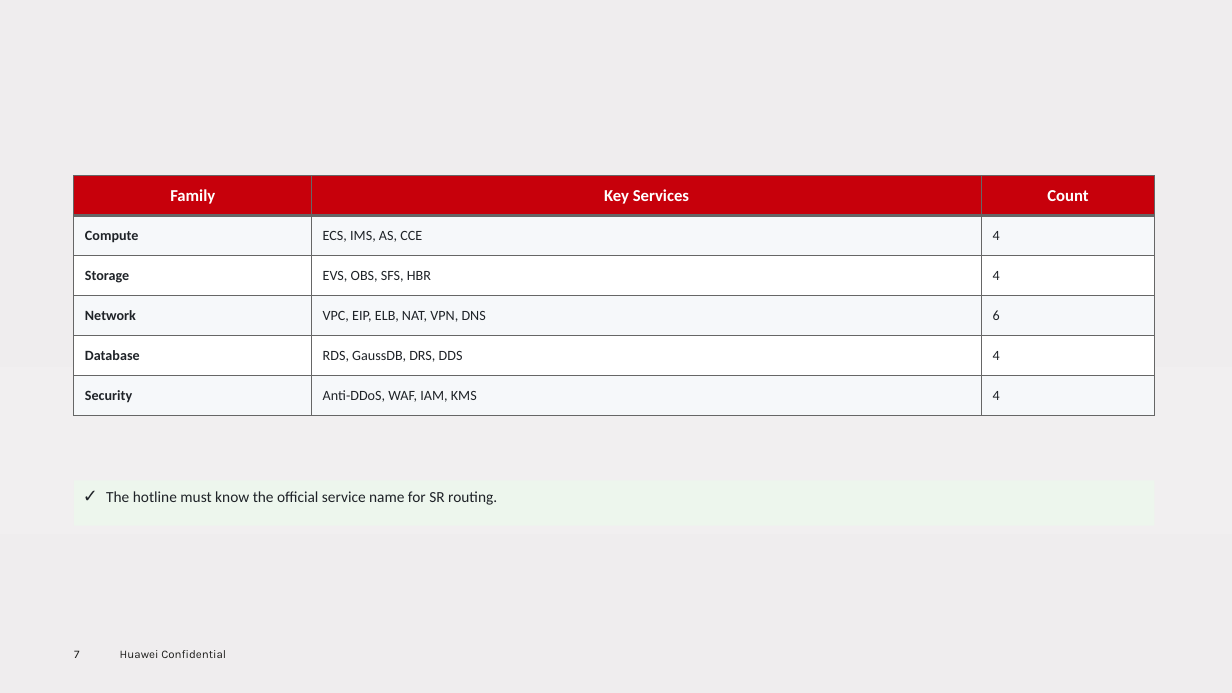
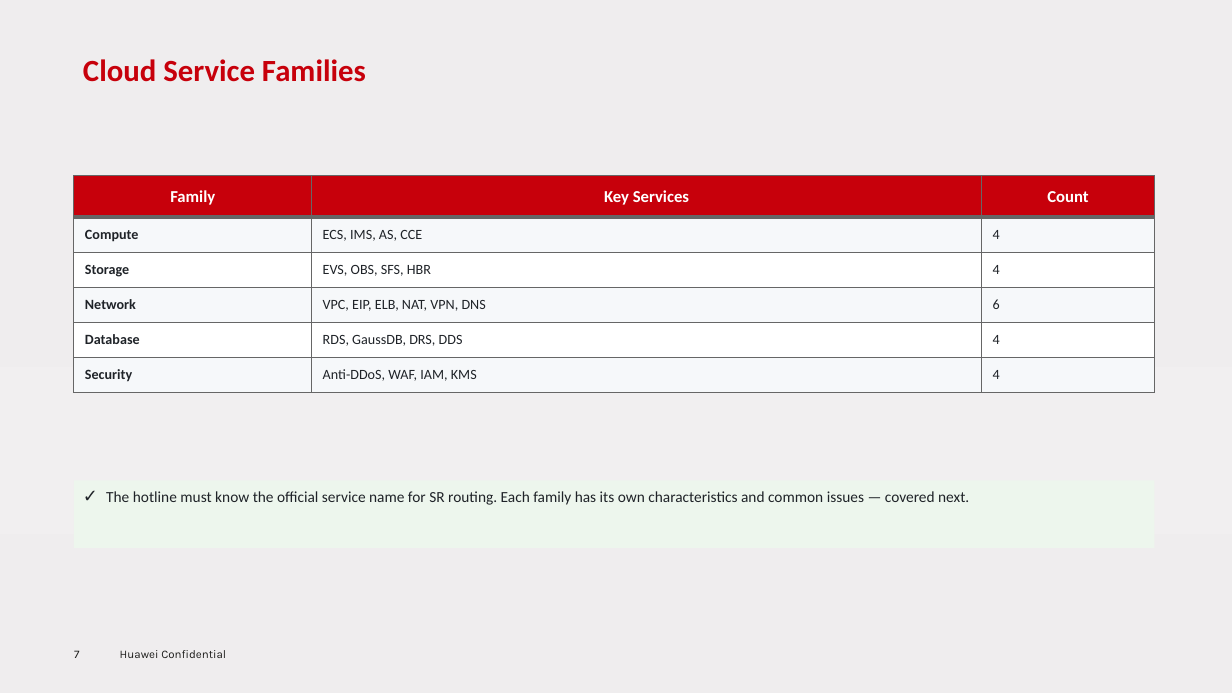
Before and after one commit to RaulMyron/Huawei-doc-templates, a slide deck: slide 7 of examples/ppt/en/sample-en.pptx. Drawn at 1232x693 pixels with LibreOffice and Linux fonts; fonts in the diff are those of the drawing; background and template pictures are left out. Boxes give left, top, right and bottom in pixels: in the first picture for what was removed or moved away, otherwise in the second. Text is boxed around its words. In the diff, an @@ line names an element or a change of style, - is before the commit and + after.

Commit message:
PPT: split authorship/thank-you slides, auto-fit tables, expand samples
Library (huawei_ppt.py):
- New authorship_slide() for page-2 back cover (author/version/date table,
  left half, never overlaps right-side branding)
- New thank_you_slide() for closing page; last_slide() is now a deprecated
  alias for it
- _strip_thank_you_from_last_page() removes the template's 'Thank you.'
  text box in-memory so the closing slide re-adds it explicitly
- set_title: top default 0.35 -> 0.55, now pins left to LEFT_MARGIN
- add_table: auto-fit row heights to available space, explicit row
  heights prevent auto-expansion, reduced cell margins
- Footer/content Y tuned (0.15" gap above footer)

SKILL.md: document authorship_slide, thank_you_slide; mark last_slide
deprecated; update skeleton and quick-start steps.

Samples (pt-br, en): expand Serviços chapter with per-service detail
slides (Computação, Armazenamento, Rede, BD, ...) adding an 'O Que
Verificar Primeiro' column; regenerate both decks.

```diff
--- a/examples/ppt/en/sample-en.pptx
+++ b/examples/ppt/en/sample-en.pptx
@@ title added at (83, 59, 366, 82), 24 pt, text #C7000B, bold @@
+Cloud Service Families
@@ table: place and size @@
-table at (74, 175, 1153, 416)
+table at (74, 175, 1153, 393)
@@ text at (106, 491, 969, 505): text changed @@
-✓ The hotline must know the official service name for SR routing.
+✓ The hotline must know the official service name for SR routing. Each family has its own characteristics and common issues — covered next.
```
Also in this commit, not shown: 17 other slides changed, 7 slides added, 1 slide removed, 5 other files.
